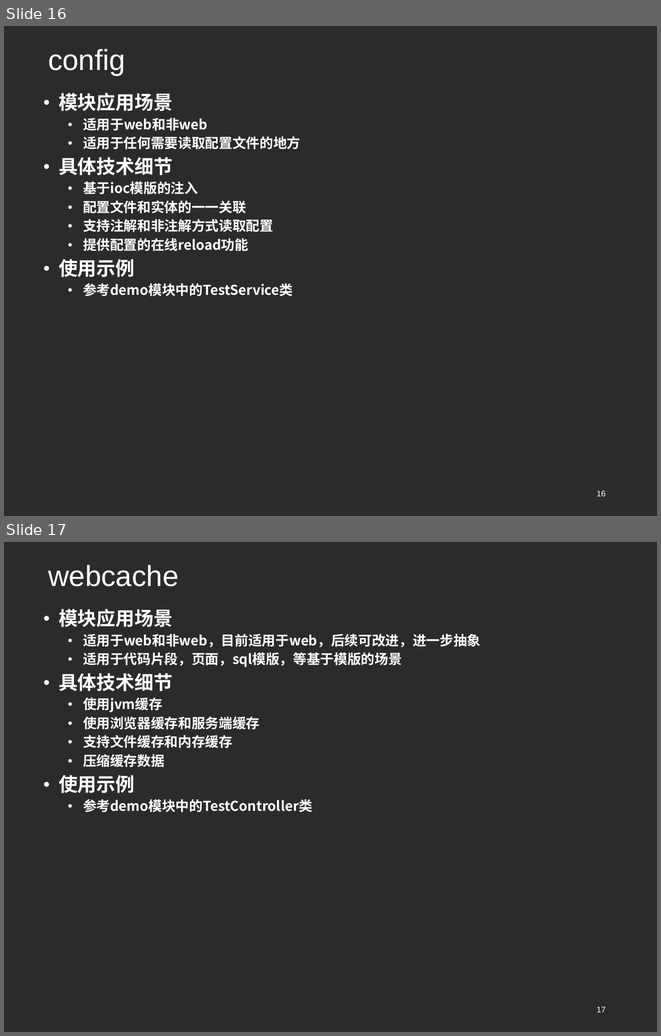
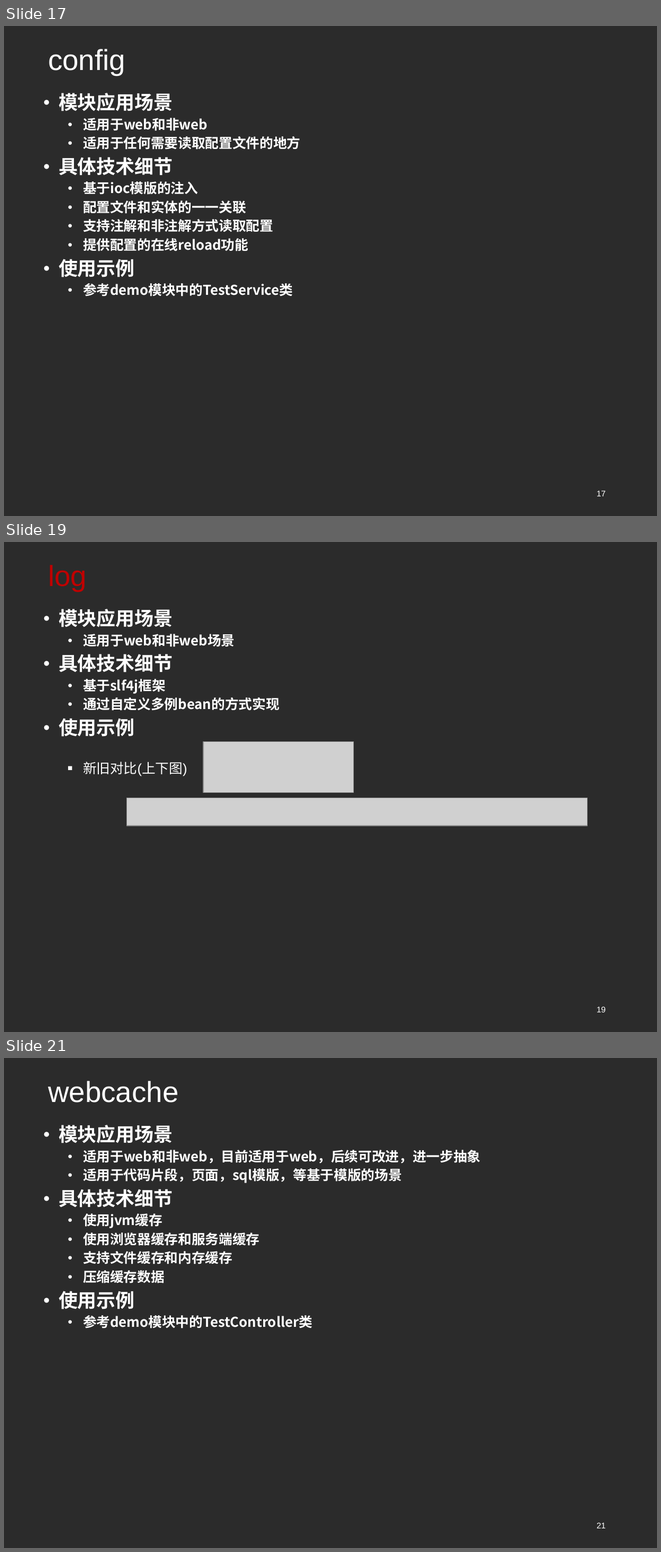
Before and after one commit to wlzsoft/simplify-framework, a slide deck: src/doc/simplify框架预演稿20161116.ppt. Shown one above the other, each under a label of ours: slides 16 and 17 before the commit, slides 17, 19 and 21 after it; the slides between them are not shown. The pictures are 661x1036 and 661x1552 pixels, drawn with LibreOffice and Linux fonts; fonts in the diff are those of the drawing; grey boxes stand for pictures; background and template pictures are left out; a plain dark background stands for a picture behind light text. Boxes give left, top, right and bottom in pixels: in the first picture for what was removed or moved away, otherwise in the second. Text is boxed around its words. In the diff, an @@ line names an element or a change of style, - is before the commit and + after.

```diff
--- a/src/doc/simplify框架预演稿20161116.ppt
+++ b/src/doc/simplify框架预演稿20161116.ppt
@@ slide 19 added at box(4, 542, 657, 1032), background picture (left out) @@
@@ title added at box(48, 565, 87, 591), 32 pt, text #C00000 @@
+log
@@ subtitle added at box(59, 609, 280, 776), 15 pt, text #FFFFFF, bold @@
+● 模块应用场景
+  ● 适用于web和非web场景
+● 具体技术细节
+  ● 基于slf4j框架
+  ● 通过自定义多例bean的方式实现
+● 使用示例
+  ■ 新旧对比(上下图)
@@ picture added at box(203, 741, 353, 792) @@
@@ picture added at box(127, 797, 587, 826) @@
@@ page number added at box(597, 1006, 606, 1012), 9 pt, text #FFFFFF @@
+19
@@ what was slide 16 is now slide 17 @@
@@ page number at box(597, 490, 606, 496): text changed @@
-16
+17
@@ what was slide 17 is now slide 21 @@
@@ page number at box(597, 1522, 606, 1528): text changed @@
-17
+21
```
Also in this commit, not shown: 6 slides changed, 5 other slides added, 1 slide removed.
